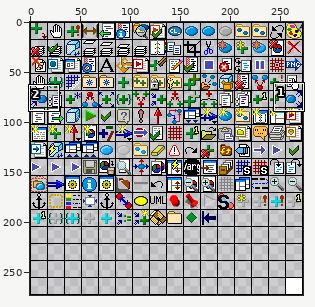
File history of a sprite sheet, Delivery/studio/bitmaps/png/icon_matrix_16.png. Above: a wide view before the commit, with the close-up outlined.
Close-up. Old version:
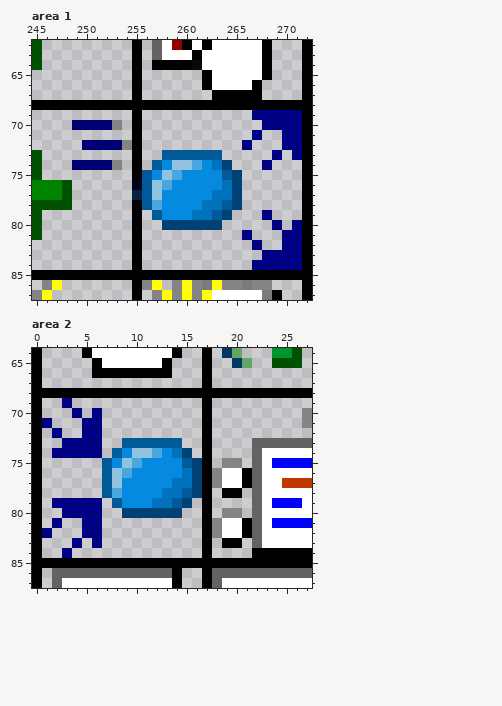
The file is 273x273 pixels. Colours within 5 levels of each other are drawn and written as one. Shown: area 1: x 245..272, y 62..87; area 2: x 0..27, y 64..87. The commit also changed other parts of the picture, which this record leaves out.
The result:
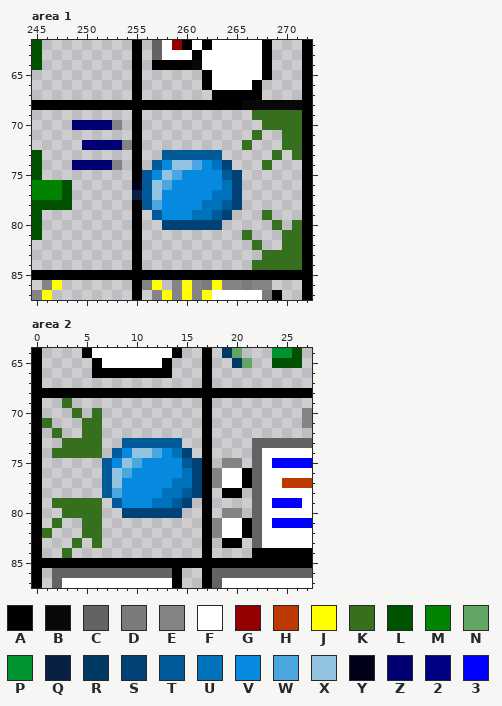
Palette (. is transparent): A #000000  B #080808  C #636363  D #7b7b7b  E #848484  F #ffffff  G #940000  H #bd3900  J #ffff00  K #36701f  L #005200  M #008400  N #63a563  P #009431  Q #082142  R #003963  S #004276  T #005a99  U #0072bc  V #058adf  W #4ba6df  X #91c2df  Y #000018  Z #000073  2 #000084  3 #0000ff
The exact change:
Changed rows in their new state; - is an unchanged pixel.
Area 1:
first column x 266:
68 BBBBBB
69 -KKKKK
70 --KKKK
71 -K--KK
72 K---KK
73 ---K-K
74 --K---
first column x 266:
79 --K---
80 ---K-K
81 K---KK
82 -K--KK
83 --KKKK
84 -KKKKK
Area 2:
first column x 1:
69 --K---
70 ---K-K
71 K---KK
72 -K--KK
73 --KKKK
74 -KKKKK
first column x 1:
79 -KKKKK
80 --KKKK
81 -K--KK
82 K---KK
83 ---K-K
84 --K---
